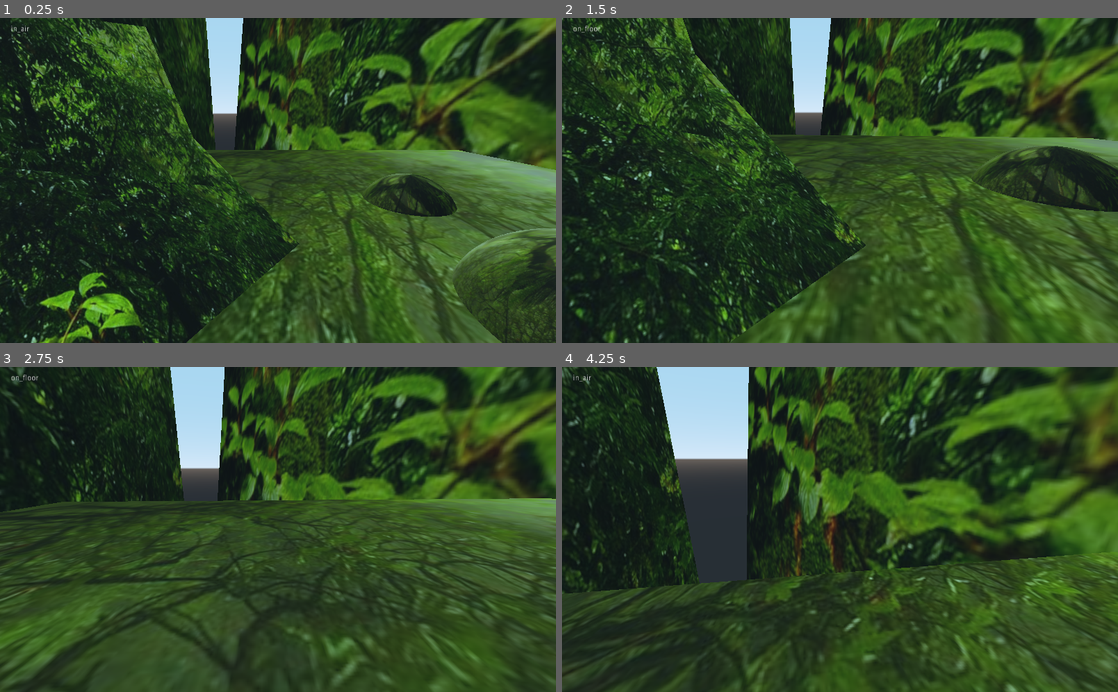
Above: before the commit, frames 1-4 (two rows, left to right).
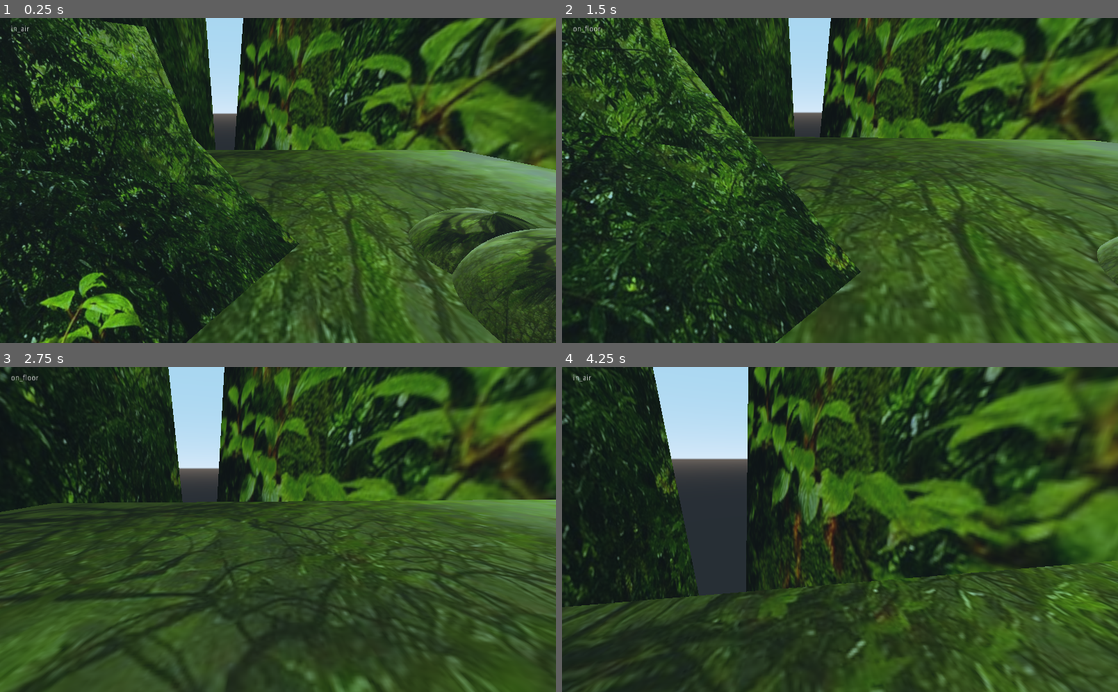
Above: after the commit, the same moments.

Repository: Gamepro5/Custom_Godot_3D_KinematicBody_Controller
Game: Godot game, scene res://Spatial.tscn
Same seed, same stepped clock (60 frames per second), same inputs: the game is played once before the commit and once after it.
Inputs (mouse positions are in pixels of both pictures, inside the frame that each line leads up to):
- Up to frame 1 (0.25 s): no input
- Up to frame 2 (1.5 s): move the mouse to (867, 180) at 0.52 s; hold W (move_forward) from 0.53 s (still down); tap Space (jump) at 0.6, 0.77, 1.07 s; click (867, 180) at 0.67 s; move the mouse to (812, 180) at 1.27 s; click (812, 180) at 1.35 s
- Up to frame 3 (2.75 s): keep holding W (move_forward); tap Space (jump) at 1.52, 1.55, 1.82, 2.3 s; move the mouse to (289, 523) at 2.02 s; hold Z from 2.03 s (still down)
- Up to frame 4 (4.25 s): keep holding W (move_forward); move the mouse to (834, 536) at 2.77 s; release Z at 2.78 s; tap Q at 2.85 s; click (834, 536) at 2.92 s; tap Space (jump) at 3.02, 3.05, 3.32, 3.77, 3.8, 4.07 s; move the mouse to (878, 532) at 3.52 s; hold Shift from 3.53 s (still down)

The runs differ from the first frame. In frame 1, 3.1% of the frame differs, in the area x 65-97%, y 47-79%; in frame 2, 28%, in the area x 0-100%, y 0-100%; in frame 3, 15%; in frame 4, 16%.

Commit message:
Not stable at all.

Diff:
--- a/KinematicBody.gd
+++ b/KinematicBody.gd
@@ -18,14 +18,17 @@
 var floor_direction = Vector3(0,0,0)
 var use_slide = false;
 var speed = 15
-
-
+var col
+var col2
+var relevant_collision
+var impulse_velocity = Vector3(0,0,0)
+var previous_floor_normal = Vector3(0,1,0)
 # Called when the node enters the scene tree for the first time.
 func _ready():
 
 	Input.set_mouse_mode(Input.MOUSE_MODE_CAPTURED)
 
-	print(direction)
+
 	pass
 
 func _input(event: InputEvent) -> void:
@@ -82,51 +85,39 @@
 
 	#move_and_collide(velocity*delta, false, false)
 	# SNAP CODE on floor?
-	var col2 = move_and_collide(-floor_normal*delta, false, false, true) #must scale movement vector strange bug.
-	var col = move_and_collide(velocity.normalized()*delta, false, false, true)
 
-	if col2:
-		#print(rad2deg(Vector3(0,1,0).angle_to(col2.normal)))
-		if (rad2deg(Vector3(0,1,0).angle_to(col2.normal)) <= max_slope_angle):
+	# MAYBE USE PREVIOUS COLLISION TO SEE IF YOU SHOULD SNAP. SOMETHING LIKE IF JUMP KEY NOT PRESSED AND PREVIOUS COLLISION WAS ON FLOOR, THEN SNAP.
 
-			floor_direction = velocity
-			floor_normal = col2.normal
-			on_floor = true;
-			velocity.y = (-1/floor_normal.y) * ((velocity.x * floor_normal.x) + (velocity.z * floor_normal.z))
+	if !col:
+		col = move_and_collide(velocity*delta, false, false, true)
 
-			get_node("../Label").text = "on_floor"
-			on_wall = false;
-		else:
 
-			on_floor = false;
-			get_node("../Label").text = "on_wall"
-			on_wall = true;
-
-		collision_normal = col2.normal;
-	else:
-
-		on_floor = false;
-		get_node("../Label").text = "in_air"
-		on_wall = false;
 	if col:
 		collision_normal = col.normal;
 		if (rad2deg(Vector3(0,1,0).angle_to(col.normal)) <= max_slope_angle):
+
+			relevant_collision = col
 			#move_and_collide(velocity*delta, false, false)
 			floor_normal = col.normal
 			floor_direction = velocity
 			on_floor = true;
-			get_node("../Label").text = "on_floor"
+
 			on_wall = false;
-			velocity.y = (-1/floor_normal.y) * ((velocity.x * floor_normal.x) + (velocity.z * floor_normal.z))
+
+			#velocity.y = (-1/floor_normal.y) * ((velocity.x * floor_normal.x) + (velocity.z * floor_normal.z))
+
+
 
 		else:
-			get_node("../Label").text = "on_wall"
+
 			on_wall = true;
 			on_floor = false;
 			if col2:
-				print(rad2deg(Vector3(0,1,0).angle_to(col2.normal)))
+
 				if (rad2deg(Vector3(0,1,0).angle_to(col2.normal)) <= max_slope_angle):
 					on_floor = true;
+
+
 
 	get_node("../RayCast").translation = translation;
 	#get_node("../RayCast").translation.y = get_node("../RayCast").translation.y - 1.5;
@@ -136,30 +127,70 @@
 	get_node("../RayCast2").cast_to = -floor_normal
 
 
-	if (!on_floor):
-		#get_node("../Label").text = "not_on_floor"
-		if (on_wall):
-			if Input.is_action_just_pressed("jump"):
-				velocity = Vector3(0,1,0) + (collision_normal*12);
-
-		velocity.y -= gravity * delta;
-		floor_direction = Vector3(0,0,0)
-		floor_normal = Vector3(0,1,0)
-
-	else:
-		#get_node("../Label").text = "on_floor"
-		if Input.is_action_just_pressed("jump"):
-			velocity.y = 12
-			floor_normal = Vector3(0,1,0)
 
 
 
+	var gt = get_global_transform();
+
+	var snap = move_and_collide(-floor_normal*((Vector3(0,1,0).angle_to(floor_normal))*5+1), false, false, true)
+	if (snap):
+		if (rad2deg(Vector3(0,1,0).angle_to(snap.normal)) <= max_slope_angle):
+			if(impulse_velocity == Vector3.ZERO):
+				gt.origin += snap.travel;
+				set_global_transform(gt);
+				velocity.y = (-1/previous_floor_normal.y) * ((velocity.x * floor_normal.x) + (velocity.z * floor_normal.z))
+
+
+	var floor_check = move_and_collide(-floor_normal*delta, false, false, true)
+	if (floor_check):
+		if (rad2deg(Vector3(0,1,0).angle_to(floor_check.normal)) <= max_slope_angle):
+			impulse_velocity = Vector3(0,0,0)
+			on_floor = true
+			floor_normal = floor_check.normal
+
+			if Input.is_action_just_pressed("jump"):
+				if (on_wall):
+					impulse_velocity = Vector3(0,1,0) + (collision_normal*12);
+					velocity = Vector3(0,1,0) + (collision_normal*12);
+				else:
+					impulse_velocity.y = 12
+					velocity.y = 12
+					floor_normal = Vector3(0,1,0)
+	else:
+		if col:
+			if (rad2deg(Vector3(0,1,0).angle_to(col.normal)) <= max_slope_angle):
+
+				on_floor = true
+				floor_normal = col.normal
+
+				#get_node("../Label").text = "on_floor"
+		else:
+			on_floor = false
+			floor_normal = Vector3(0,1,0)
+			velocity.y -= gravity * delta;
+			#get_node("../Label").text = "on_floor"
+
+	print(impulse_velocity)
+
+	get_node("../RayCast2").cast_to = -floor_normal
+
+	if (on_floor):
+		if (on_wall):
+			get_node("../Label").text = "on_wall"
+		else:
+			get_node("../Label").text = "on_floor"
+	else:
+		get_node("../Label").text = "in_air"
 	#print(Vector3(velocity.x,0,velocity.z).length(), "  ", on_floor, "  " , velocity)
 	#print(on_wall)
 
-	if (on_wall):
+	col = null
+
+	if (on_wall || !on_floor):
 		velocity = move_and_slide(velocity)
 
 	else:
 		#velocity = move_and_slide_with_snap(velocity, -floor_normal/5)
-		move_and_collide(velocity*delta, false, false)
+		col = move_and_collide(velocity*delta, false, false)
+
+	previous_floor_normal = floor_normal
--- a/Spatial.tscn
+++ b/Spatial.tscn
@@ -49,7 +49,7 @@
 shape = SubResource( 6 )
 
 [node name="Ball2" type="StaticBody" parent="."]
-transform = Transform( 5, 0, 0, 0, 5, 0, 0, 0, 5, 14.0383, -2.44084, 18.3364 )
+transform = Transform( 5, 0, 0, 0, 5, 0, 0, 0, 5, 4.17609, -2.44084, 18.3364 )
 
 [node name="MeshInstance" type="MeshInstance" parent="Ball2"]
 transform = Transform( 1, 0, 0, 4.65661e-10, 1, 0, 0, 0, 1, 0, 0, 0 )
@@ -81,6 +81,17 @@
 [node name="CollisionShape" type="CollisionShape" parent="StaticBody7"]
 shape = SubResource( 3 )
 
+[node name="StaticBody10" type="StaticBody" parent="."]
+transform = Transform( -6.18057e-09, -15.5188, 4.37707, 0.155, -7.43617e-07, 0, 2.77571e-09, 6.96953, 9.74623, -0.170012, 26.1905, 49.016 )
+
+[node name="MeshInstance" type="MeshInstance" parent="StaticBody10"]
+transform = Transform( 1, -2.84217e-13, 0, 4.16334e-17, 1, 4.47035e-08, -2.77556e-17, -1.19209e-07, 1, 0, 0, 0 )
+mesh = SubResource( 2 )
+material/0 = null
+
+[node name="CollisionShape" type="CollisionShape" parent="StaticBody10"]
+shape = SubResource( 3 )
+
 [node name="StaticBody8" type="StaticBody" parent="."]
 transform = Transform( -6.18057e-09, -15.5188, 4.37707, 0.155, -7.43617e-07, 0, 2.77571e-09, 6.96953, 9.74623, -32.8169, 0.011548, 12.2915 )
 
@@ -107,7 +118,7 @@
 transform = Transform( 0.412857, 15.0651, -272.823, -0.120743, 297.805, -3.45972e-06, 0.902757, 32.9415, 124.77, -0.483, 0, 81.2792 )
 
 [node name="MeshInstance" type="MeshInstance" parent="StaticBody6"]
-transform = Transform( 1, -1.90735e-06, -1.52588e-05, 2.91038e-11, 1, 3.72529e-09, 0, 1.11759e-08, 1, 0, 0, 0 )
+transform = Transform( 1, -1.90735e-06, -1.52588e-05, 2.91038e-11, 1, 7.45058e-09, 0, 1.86265e-08, 1, 0, 0, 0 )
 mesh = SubResource( 2 )
 material/0 = null
 
@@ -159,6 +170,7 @@
 
 [node name="Camera" type="Camera" parent="KinematicBody/Head"]
 transform = Transform( -1.19209e-07, 0, -1, 0, 1, 0, 1, 0, -1.19209e-07, 0, 0, 0 )
+current = true
 far = 8192.0
 
 [node name="Camera2" type="Camera" parent="KinematicBody/Head"]
